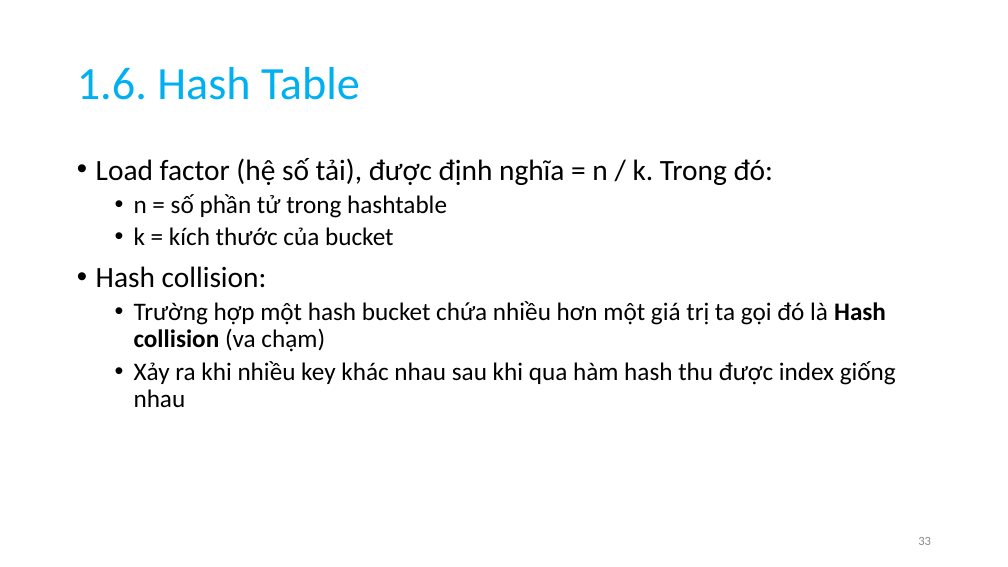
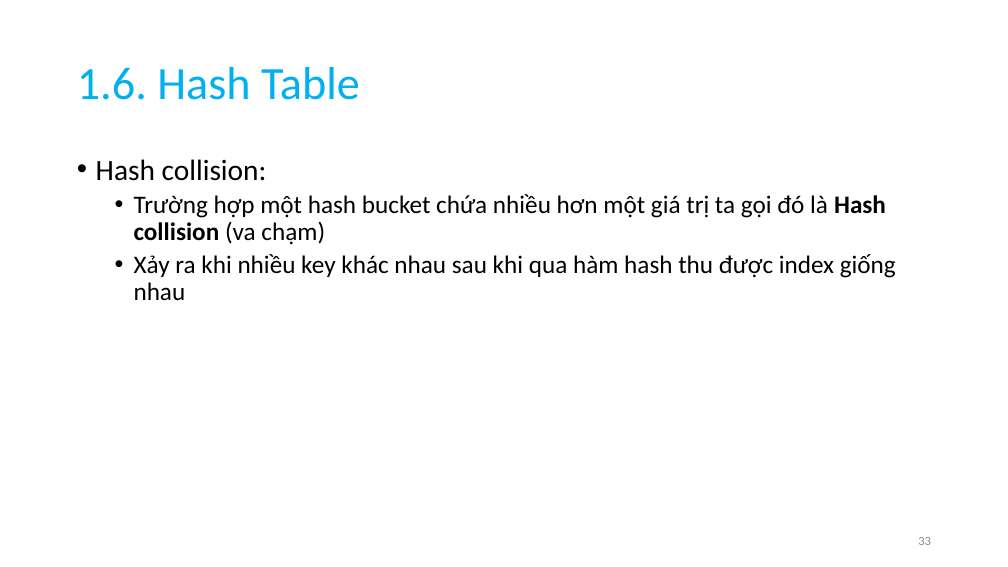
Before and after one commit to anhtuta/Notes, a slide deck: slide 33 of DSA.pptx. Drawn at 1008x567 pixels with LibreOffice and Linux fonts; fonts in the diff are those of the drawing. Boxes give left, top, right and bottom in pixels: in the first picture for what was removed or moved away, otherwise in the second. Text is boxed around its words. In the diff, an @@ line names an element or a change of style, - is before the commit and + after.

```diff
--- a/DSA.pptx
+++ b/DSA.pptx
@@ text at (96, 158, 774, 246): paragraphs removed @@
-• Load factor (hệ số tải), được định nghĩa = n / k. Trong đó:
-  • n = số phần tử trong hashtable
-  • k = kích thước của bucket
```
Also in this commit, not shown: 27 other slides changed, 4 slides added, 1 slide removed.
